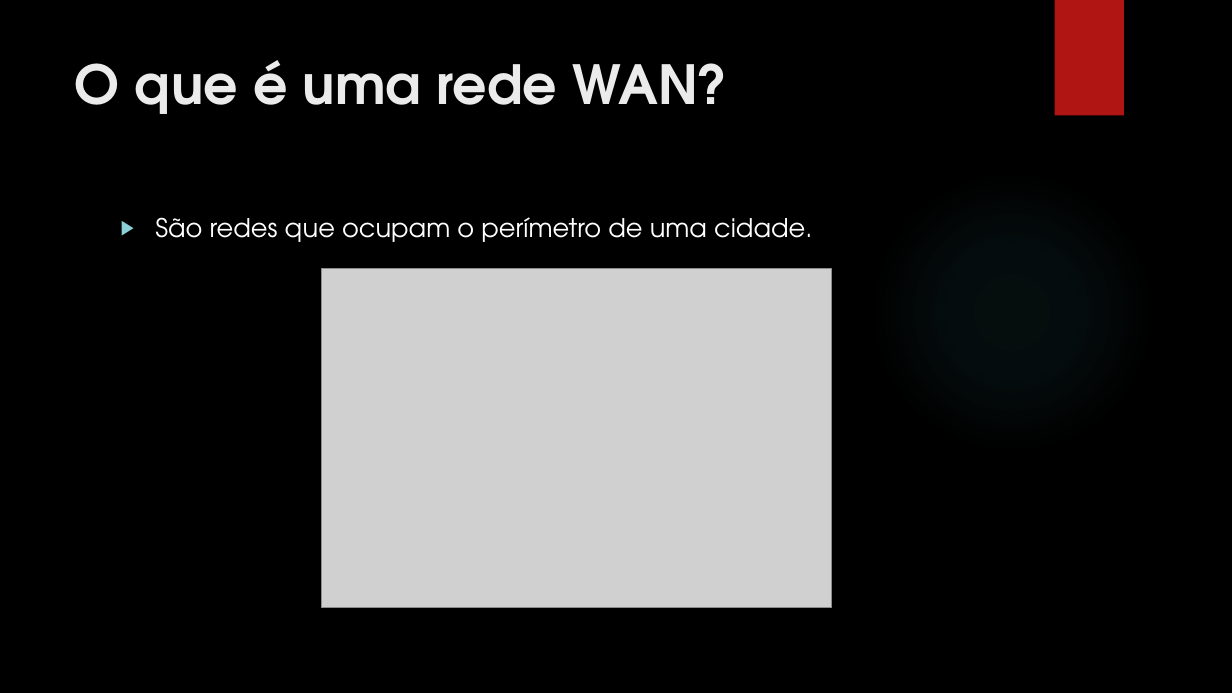
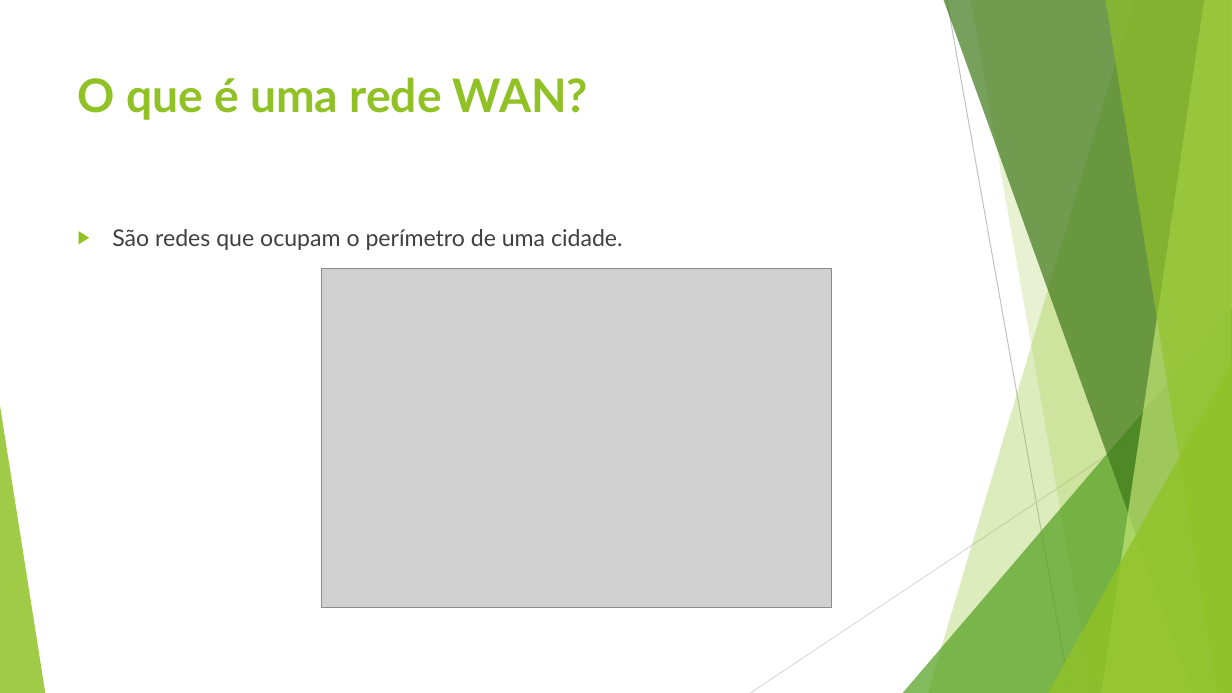
Before and after one commit to HelenaBoavista/samurai, a slide deck: slide 3 of trabaho de conexoes de rede- Andre Madeira.pptx. Drawn at 1232x693 pixels with LibreOffice and Linux fonts; fonts in the diff are those of the drawing; grey boxes stand for pictures; background and template pictures are left out. Boxes give left, top, right and bottom in pixels: in the first picture for what was removed or moved away, otherwise in the second. Text is boxed around its words. In the diff, an @@ line names an element or a change of style, - is before the commit and + after.

```diff
--- a/trabaho de conexoes de rede- Andre Madeira.pptx
+++ b/trabaho de conexoes de rede- Andre Madeira.pptx
@@ background picture (left out) to #FFFFFF @@
@@ rectangle removed at (1055, 0, 1124, 116) @@
@@ title "O que é uma rede ...": place and size @@
-title "O que é uma rede ..." at (75, 60, 728, 114)
+title "O que é uma rede ..." at (78, 77, 588, 120)
@@ title "O que é uma rede ..." at (78, 77, 588, 120): size 42 to 36 pt, font TeX Gyre Adventor to Lato, text colour #EBEBEB to #90C226 @@
@@ ellipse removed at (870, 169, 1154, 454) @@
@@ text "São redes que ocupam o ...": place and size @@
-text "São redes que ocupam o ..." at (155, 217, 812, 242)
+text "São redes que ocupam o ..." at (112, 229, 623, 250)
@@ text "São redes que ocupam o ..." at (112, 229, 623, 250): size 20 to 18 pt, font TeX Gyre Adventor to Lato, text colour #FFFFFF to #404040; bullet colour #8AD0D6 to #90C226 @@
@@ group added at (0, 0, 1232, 693): 5 freeform shapes, 3 triangles, 2 lines @@
```
Also in this commit, not shown: 5 other slides changed.
